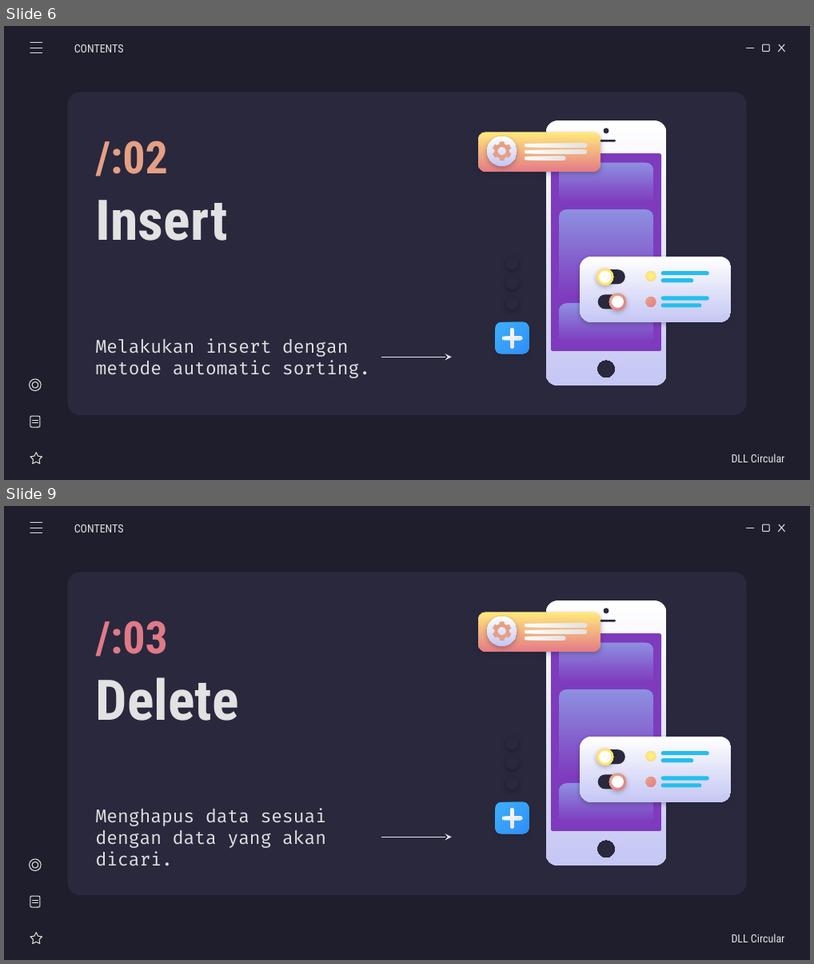
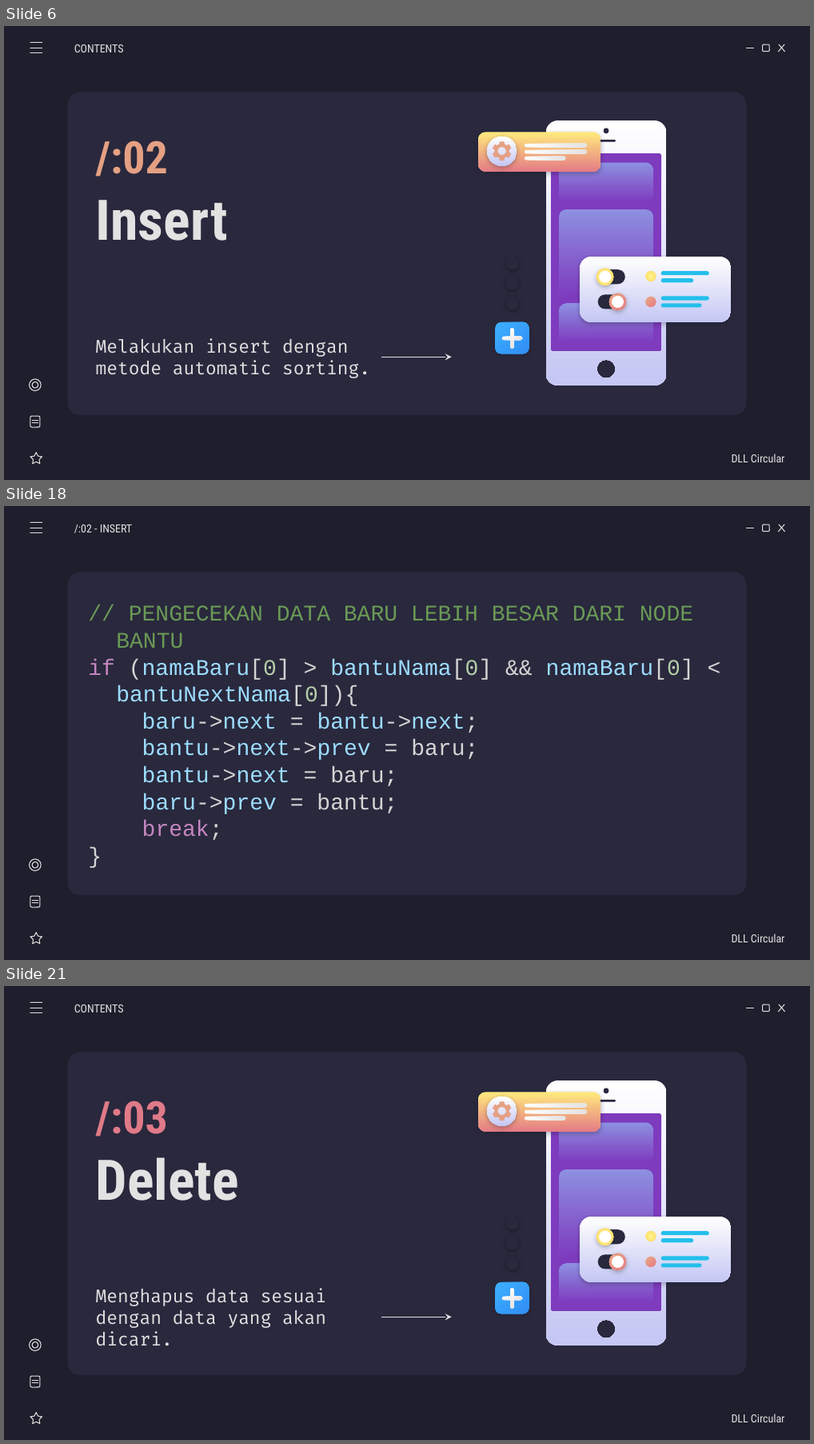
Before and after one commit to weztcy/Semester-3, a slide deck: Struktur Data/List Game - Kelompok 5.pptx. Shown one above the other, each under a label of ours: slides 6 and 9 before the commit, slides 6, 18 and 21 after it; the slides between them are not shown. The pictures are 814x964 and 814x1444 pixels, drawn with LibreOffice and Linux fonts; fonts in the diff are those of the drawing. Boxes give left, top, right and bottom in pixels: in the first picture for what was removed or moved away, otherwise in the second. Text is boxed around its words. In the diff, an @@ line names an element or a change of style, - is before the commit and + after.

```diff
--- a/Struktur Data/List Game - Kelompok 5.pptx
+++ b/Struktur Data/List Game - Kelompok 5.pptx
@@ slide 18 added at (4,506,810,960), background #1E1E2C; not listed: 5 template elements that a slide beside it also shows @@
@@ line added from (30, 523) to (42, 523), #E2E2E2 0.75 pt @@
@@ line added from (30, 528) to (42, 528), #E2E2E2 0.75 pt @@
@@ subtitle added at (74,524,132,533), 10 pt, text #E2E2E2 @@
+/:02 - INSERT
@@ line added from (30, 533) to (42, 533), #E2E2E2 0.75 pt @@
@@ subtitle added at (88,605,694,840), 20 pt, text #9CDCFE @@
+// PENGECEKAN DATA BARU LEBIH BESAR DARI NODE BANTU
+if (namaBaru[0] > bantuNama[0] && namaBaru[0] < bantuNextNama[0]){
+baru->next = bantu->next;
+bantu->next->prev = baru;
+bantu->next = baru;
+baru->prev = bantu;
+break;
+}
@@ group added at (29,858,42,943): 2 lines, 2 ellipses, 1 star, 1 rounded rectangle @@
@@ subtitle added at (732,933,786,942), 10 pt, text #E2E2E2 @@
+DLL Circular
@@ what was slide 9 is now slide 21 @@
```
Also in this commit, not shown: 4 slides changed, 12 other slides added, 4 other files.
